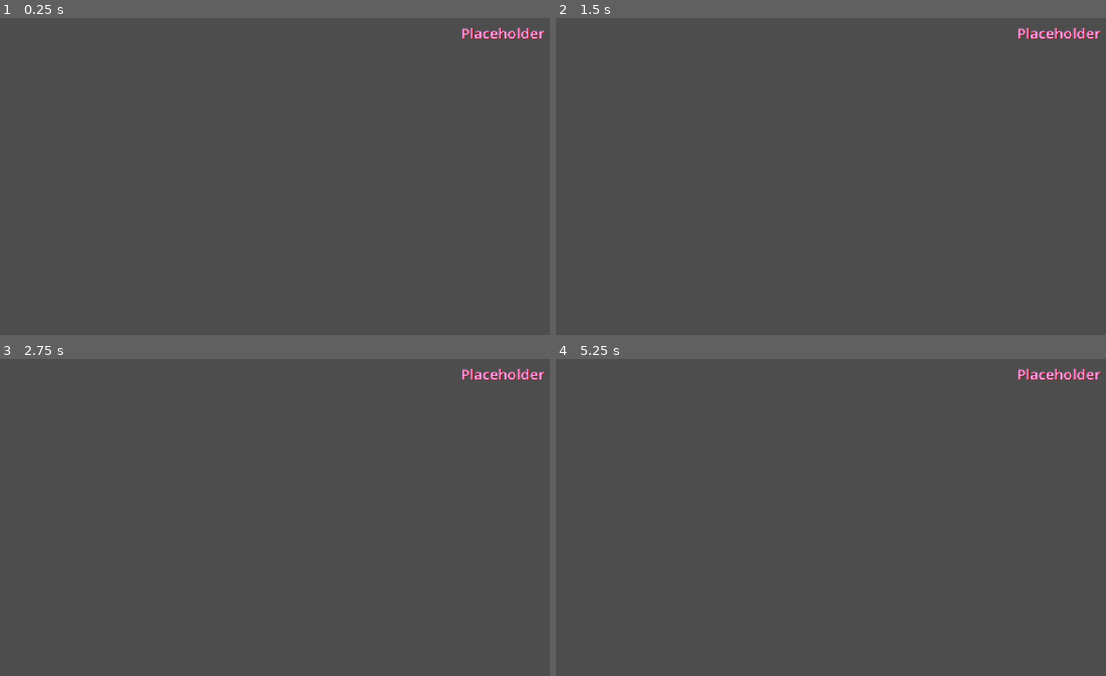
Above: before the commit, frames 1-4 (two rows, left to right).
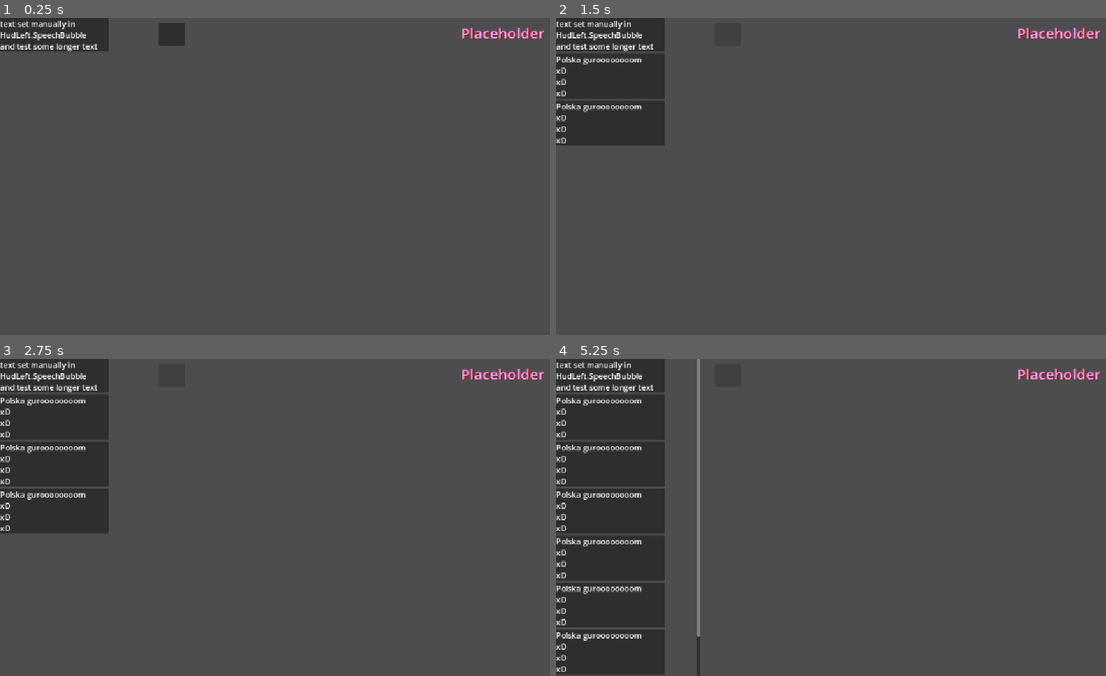
Above: after the commit, the same moments.

Repository: Wallted/ldjam-60
Game: Godot game, scene res://main.tscn
Two runs of this game, one before a commit and one after it. Both use one fixed random seed, a clock stepped at 60 frames per second and the inputs below.
Inputs (mouse positions are in pixels of both pictures, inside the frame that each line leads up to):
- Up to frame 1 (0.25 s): no input
- Up to frame 2 (1.5 s): click (726, 33) at 0.52 s; click (726, 33) at 1.27 s
- Up to frame 3 (2.75 s): click (170, 374) at 2.02 s
- Up to frame 4 (5.25 s): tap Enter at 2.75, 4.25 s; hold 1 (speak_1) 2.78-3.53 s; tap Space at 3.5, 5 s; tap 1 (speak_1) at 3.6, 5.1 s; hold 1 (speak_1) 4.28-5.03 s

The runs differ from the first frame. In frame 1, 2.1% of the frame differs, in the area x 0-34%, y 0-11%; in frame 2, 7.2%; in frame 3, 9.8%; in frame 4, 18%, in the area x 0-27%, y 0-100%.

Commit message:
add basic chat functionality

Diff:
--- /dev/null
+++ b/HUD/button.gd
@@ -0,0 +1,9 @@
+extends Button
+@onready var hud_left: HUDLeft = $".."
+
+func _ready():
+	self.pressed.connect(_button_pressed)
+
+
+func _button_pressed():
+	hud_left.send_message()
--- a/HUD/hud.gd
+++ b/HUD/hud.gd
@@ -12,3 +12,7 @@
 # Called every frame. 'delta' is the elapsed time since the previous frame.
 func _process(_delta: float) -> void:
 	pass
+
+
+func send_message(message: String):
+	hud_left.send_message(message)
--- a/HUD/hud_left.gd
+++ b/HUD/hud_left.gd
@@ -1,5 +1,9 @@
 extends Control
 class_name HUDLeft
+
+
+@onready var chat_window: Control = $ScrollContainer/ChatWindow
+const SPEECH_BUBBLE = preload("uid://dsg5bxkh2cocg")
 
 # Called when the node enters the scene tree for the first time.
 func _ready() -> void:
@@ -9,3 +13,13 @@
 # Called every frame. 'delta' is the elapsed time since the previous frame.
 func _process(_delta: float) -> void:
 	pass
+
+
+func send_message(
+	author: String = 'Mariusz Pudzianowski',
+	message: String = 'Polska guroooooooom\nxD\nxD\nxD',
+):
+	var speech_bubble = SPEECH_BUBBLE.instantiate() as SpeechBubble
+	speech_bubble.text = message
+	speech_bubble.author = author
+	chat_window.add_child(speech_bubble)
--- a/HUD/hud_left.tscn
+++ b/HUD/hud_left.tscn
@@ -1,10 +1,36 @@
 [gd_scene format=3 uid="uid://dpb5tvih7c5xv"]
 
-[ext_resource type="Script" uid="uid://u4ulo85n4q2g" path="res://HUD/hud_left.gd" id="1_y81a5"]
+[ext_resource type="Script" uid="uid://u4ulo85n4q2g" path="res://HUD/hud_left.gd" id="1_2ihca"]
+[ext_resource type="PackedScene" uid="uid://dsg5bxkh2cocg" path="res://speech_bubble/speech_bubble.tscn" id="1_y81a5"]
+[ext_resource type="Script" uid="uid://de7ujkkpaaty7" path="res://HUD/button.gd" id="2_kdo4x"]
 
 [node name="HUDLeft" type="Control" unique_id=488148864]
 layout_mode = 3
 anchors_preset = 0
-offset_right = 252.0
+offset_right = 40.0
+offset_bottom = 40.0
+script = ExtResource("1_2ihca")
+
+[node name="ScrollContainer" type="ScrollContainer" parent="." unique_id=1624288834]
+layout_mode = 0
+offset_right = 295.0
 offset_bottom = 648.0
-script = ExtResource("1_y81a5")
+
+[node name="ChatWindow" type="VBoxContainer" parent="ScrollContainer" unique_id=216737008]
+custom_minimum_size = Vector2(222, 339.93)
+layout_mode = 2
+
+[node name="SpeechBubble" parent="ScrollContainer/ChatWindow" unique_id=35894961 instance=ExtResource("1_y81a5")]
+custom_minimum_size = Vector2(30, 69)
+layout_mode = 2
+author = ""
+text = "text set manually in HudLeft.SpeechBubble
+and test some longer text"
+
+[node name="Button" type="Button" parent="." unique_id=1452632014]
+layout_mode = 0
+offset_left = 324.0
+offset_top = 10.0
+offset_right = 377.0
+offset_bottom = 57.0
+script = ExtResource("2_kdo4x")
--- a/main.tscn
+++ b/main.tscn
@@ -20,6 +20,8 @@
 
 [node name="HUDLeft" parent="HUD" unique_id=488148864 instance=ExtResource("4_7mycd")]
 layout_mode = 0
+offset_right = 557.0
+offset_bottom = 650.0
 
 [node name="HUDRight" parent="HUD" unique_id=1327092940 instance=ExtResource("5_272bh")]
 layout_mode = 1
--- /dev/null
+++ b/speech_bubble/speech_bubble.gd
@@ -0,0 +1,26 @@
+@tool
+extends Control
+class_name SpeechBubble
+
+@onready var panel_container: PanelContainer = $PanelContainer
+@onready var text_node: RichTextLabel = $PanelContainer/Text
+
+@export var author = '<placeholder author>'
+@export_multiline var text: String = '<placeholder text>':
+	set(value):
+		text = value
+		$PanelContainer/Text.text = value
+
+func _ready():
+	text_node.text = text
+
+	text_node.fit_content = true
+	text_node.autowrap_mode = TextServer.AUTOWRAP_WORD_SMART
+
+	text_node.resized.connect(_update_bubble_size)
+	text_node.minimum_size_changed.connect(_update_bubble_size)
+
+	call_deferred("_update_bubble_size")
+
+func _update_bubble_size() -> void:
+	custom_minimum_size.y = panel_container.get_combined_minimum_size().y
--- /dev/null
+++ b/speech_bubble/speech_bubble.tscn
@@ -0,0 +1,48 @@
+[gd_scene format=3 uid="uid://dsg5bxkh2cocg"]
+
+[ext_resource type="Script" uid="uid://duawx1lpcrybo" path="res://speech_bubble/speech_bubble.gd" id="1_ti646"]
+
+[sub_resource type="StyleBoxFlat" id="StyleBoxFlat_a23f0"]
+bg_color = Color(0.6, 0.6, 0.6, 0)
+border_width_left = 2
+border_width_top = 2
+border_width_right = 2
+border_width_bottom = 2
+border_color = Color(0.84281015, 0, 0.0017037323, 1)
+
+[node name="SpeechBubble" type="Control" unique_id=197747971]
+custom_minimum_size = Vector2(30, 30)
+layout_mode = 3
+anchors_preset = 15
+anchor_right = 1.0
+anchor_bottom = 1.0
+grow_horizontal = 2
+grow_vertical = 2
+script = ExtResource("1_ti646")
+
+[node name="PanelContainer" type="PanelContainer" parent="." unique_id=1933849306]
+custom_minimum_size = Vector2(30, 30)
+layout_mode = 1
+anchors_preset = 15
+anchor_right = 1.0
+anchor_bottom = 1.0
+grow_horizontal = 2
+grow_vertical = 2
+
+[node name="Text" type="RichTextLabel" parent="PanelContainer" unique_id=2053433856]
+custom_minimum_size = Vector2(30, 30)
+clip_contents = false
+layout_mode = 2
+text = "<placeholder text>"
+fit_content = true
+scroll_active = false
+
+[node name="Border" type="PanelContainer" parent="." unique_id=1168419180]
+visible = false
+layout_mode = 1
+anchors_preset = 15
+anchor_right = 1.0
+anchor_bottom = 1.0
+grow_horizontal = 2
+grow_vertical = 2
+theme_override_styles/panel = SubResource("StyleBoxFlat_a23f0")
Not shown, added: HUD/button.gd.uid
Not shown: 1 places in HUD/hud_right.tscn that only renumber resources
Not shown, added: speech_bubble/speech_bubble.gd.uid
